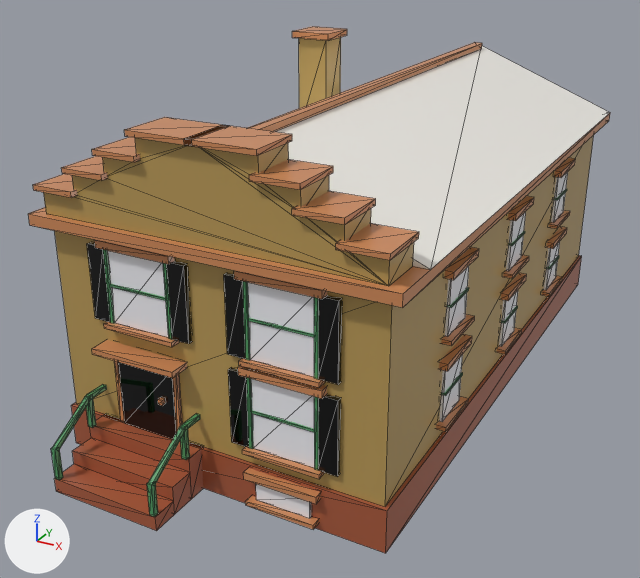
The glTF model assets/managed-models/buildings/house-1x2-2f-dutch-a/house-1x2-2f-dutch-a.glb, before and after one commit.
Rendered twice from a camera (50 mm lens) standing at (1.121, -2.305, 1.374) and looking at (-0.069, -0.142, 0.292). The axes (+X, +Y, +Z) are drawn at lower left. The lights are the same throughout. The first picture is the older version. Mesh edges are drawn as thin lines. Vertices at exactly the same position are counted once.

Objects in the first picture: 'house-1x2-2f-dutch-a'.
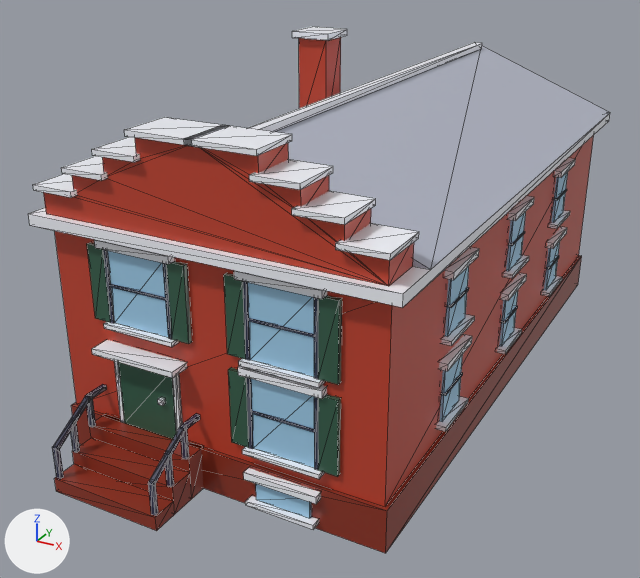
Boxes (x1, y1, x2, y2) around the edits, measured in the pictures (640 x 578 px; the box of a moved part takes in the faces that stretch with it):
part 1 of me_house_1x2_2f_dutch_a, added: after (69, 420, 80, 453)
part 2 of me_house_1x2_2f_dutch_a, added: after (164, 453, 174, 487)
part 3 of me_house_1x2_2f_dutch_a, moved or reshaped: before (51, 386, 107, 480); after (52, 386, 107, 479)
part 4 of me_house_1x2_2f_dutch_a, moved or reshaped: before (147, 415, 200, 517); after (148, 415, 200, 516)
part 5 of me_house_1x2_2f_dutch_a, surface changed: (28, 26, 610, 553) in both

Diff of the bpy script that builds the scene:
```diff
--- a/assets/managed-models/buildings/house-1x2-2f-dutch-a/house-1x2-2f-dutch-a.glb.py
+++ b/assets/managed-models/buildings/house-1x2-2f-dutch-a/house-1x2-2f-dutch-a.glb.py
@@ me_house_1x2_2f_dutch_a @@
 # used by ob_house_1x2_2f_dutch_a; location = (0.0, 0.0, 0.0)
-me_house_1x2_2f_dutch_a.from_pydata(...)  # 1018 vertices, 1632 faces; spans x -0.5..0.5, y -1.0..1.0, z 0.0..0.99
+me_house_1x2_2f_dutch_a.from_pydata(...)  # 1034 vertices, 1656 faces; spans x -0.5..0.5, y -1.0..1.0, z 0.0..0.99
+# me_house_1x2_2f_dutch_a part 1: a new loose piece, a box spanning x -0.356..-0.344, y -0.931..-0.919, z 0.08..0.172, in mat_m_house_1x2_2f_dutch_a
+# me_house_1x2_2f_dutch_a part 2: a new loose piece, a box spanning x -0.056..-0.044, y -0.931..-0.919, z 0.08..0.172, in mat_m_house_1x2_2f_dutch_a
+# me_house_1x2_2f_dutch_a part 3
+# 33 faces are deleted
+# 33 new faces join them
+# me_house_1x2_2f_dutch_a part 4
+# 3 vertices are removed from x -0.06..-0.04, y -0.99, z 0.04..0.13
+# 37 faces are deleted
+# 3 vertices are added at (-0.06, -0.98, 0.04), (-0.04, -0.98, 0.13), (-0.06, -0.98, 0.13)
+# 37 new faces join them
+# me_house_1x2_2f_dutch_a part 5: 1562 kept faces spanning x -0.5..0.5, y -1.0..1.0, z 0.0..0.99 get new texture (UV) coordinates
 me_house_1x2_2f_dutch_a.materials.append(mat_m_house_1x2_2f_dutch_a)
```
